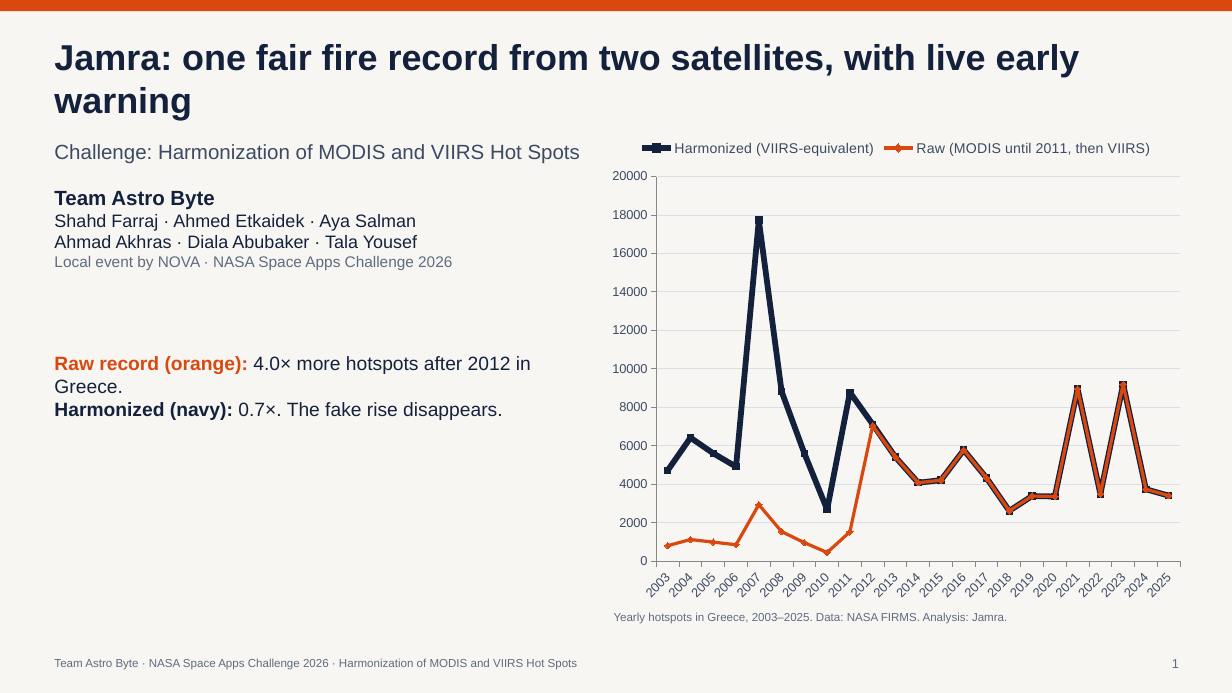
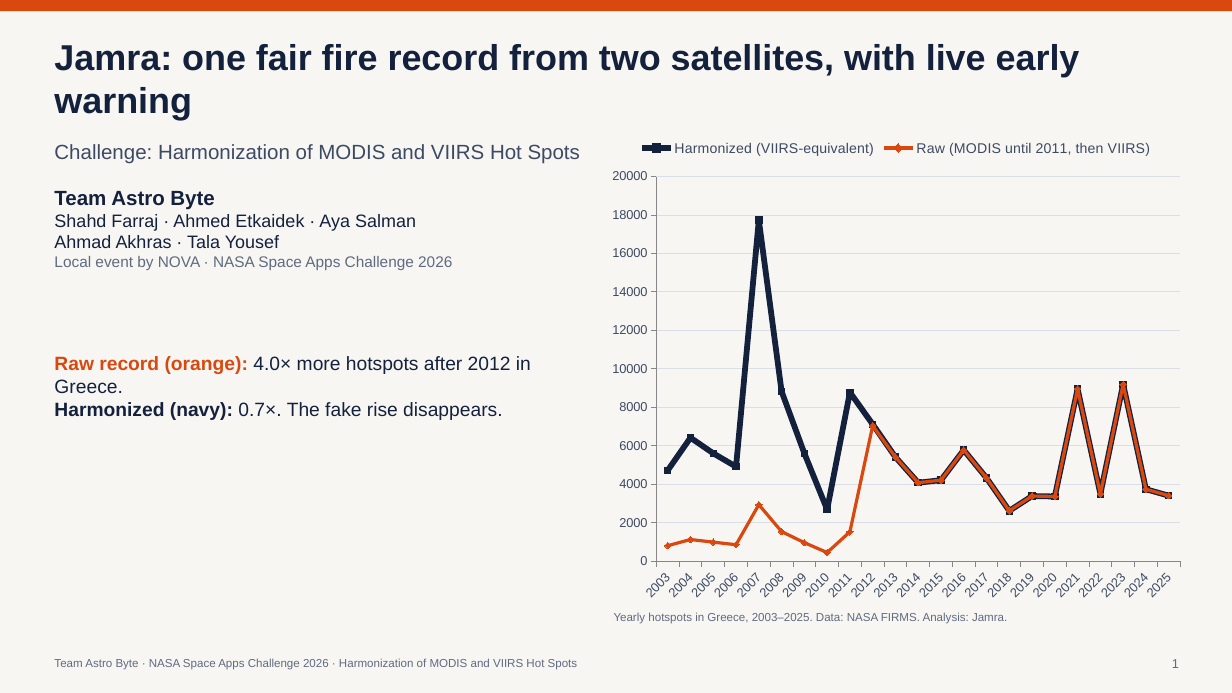
Before and after one commit to ahmedetk/jamra, a slide deck: slide 1 of slides/AstroByte_Slides.pptx. Drawn at 1232x693 pixels with LibreOffice and Linux fonts; fonts in the diff are those of the drawing. Boxes give left, top, right and bottom in pixels: in the first picture for what was removed or moved away, otherwise in the second. Text is boxed around its words. In the diff, an @@ line names an element or a change of style, - is before the commit and + after.

```diff
--- a/slides/AstroByte_Slides.pptx
+++ b/slides/AstroByte_Slides.pptx
@@ text at box(54, 235, 279, 248): text changed @@
-Ahmad Akhras · Diala Abubaker · Tala Yousef
+Ahmad Akhras · Tala Yousef
```
Also in this commit, not shown: 4 other slides changed, 46 other files.
